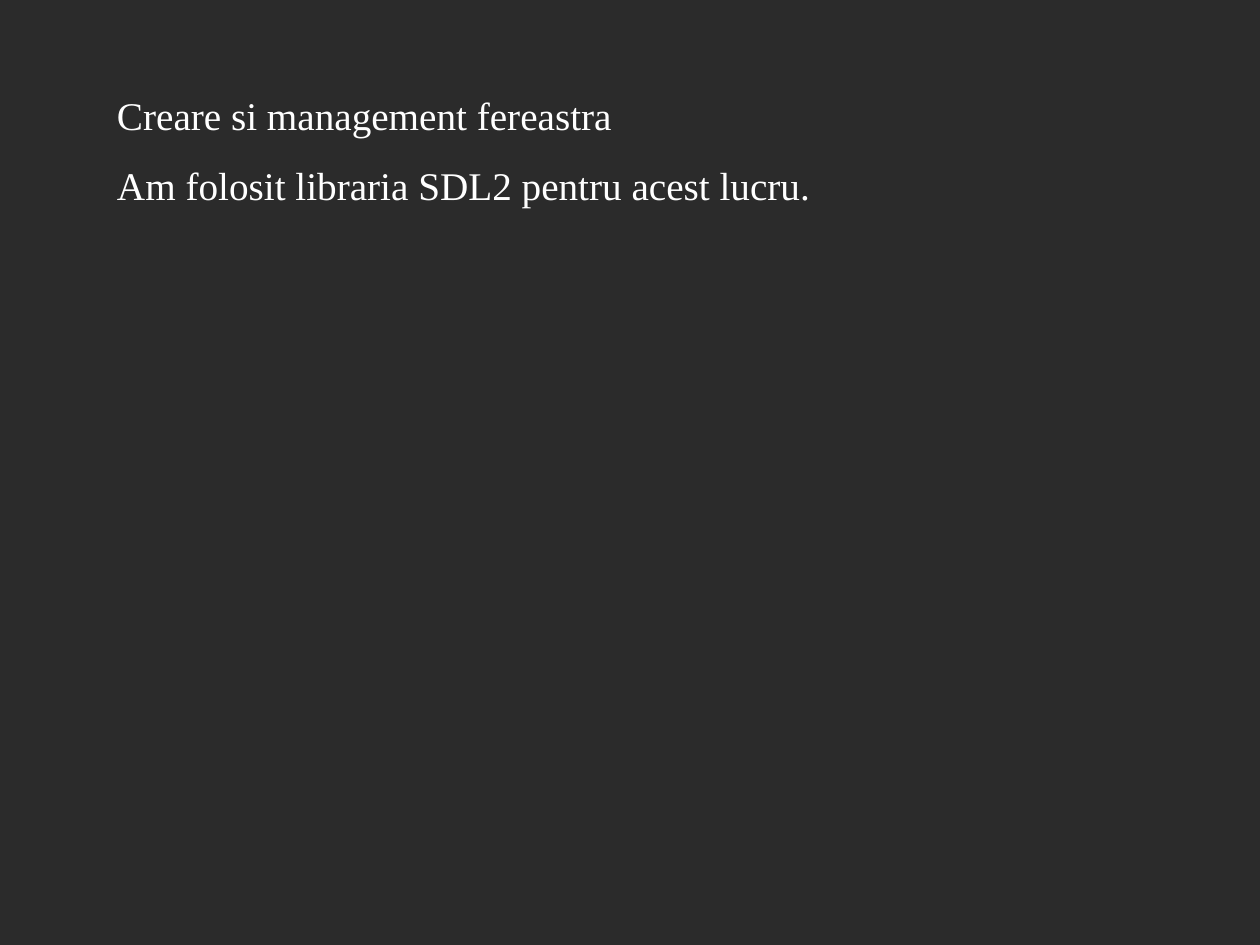
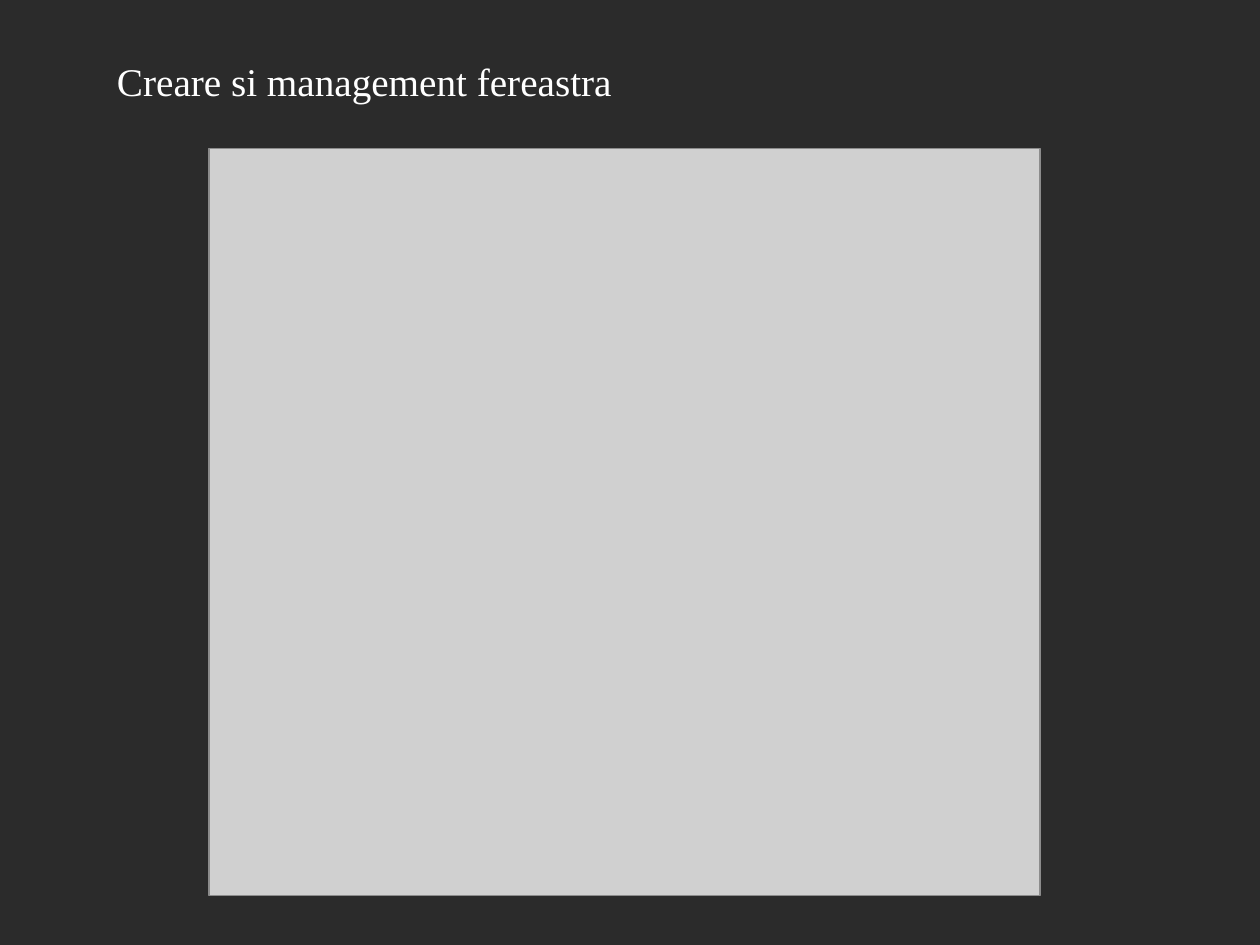
Before and after one commit to AlexandruScutaru/Licenta2019AlexandruOvidiuScutaru, a slide deck: slide 7 of GameEngine3D_prezentare.odp (slide 6 before the commit). Drawn at 1260x945 pixels with LibreOffice and Linux fonts; fonts in the diff are those of the drawing; grey boxes stand for pictures; background and template pictures are left out; a plain dark background stands for a picture behind light text. Boxes give left, top, right and bottom in pixels: in the first picture for what was removed or moved away, otherwise in the second. Text is boxed around its words. In the diff, an @@ line names an element or a change of style, - is before the commit and + after.

```diff
--- a/GameEngine3D_prezentare.odp
+++ b/GameEngine3D_prezentare.odp
@@ text "Creare si management fereastra": place and size @@
-text "Creare si management fereastra" at <box>117,102,810,207</box>
+text "Creare si management fereastra" at <box>117,68,612,103</box>
@@ picture added at <box>209,149,1040,895</box> @@
@@ text at <box>117,172,810,207</box>: paragraph removed @@
-Am folosit libraria SDL2 pentru acest lucru.
```
Also in this commit, not shown: 4 other slides changed, 12 slides added, 3 slides removed.
